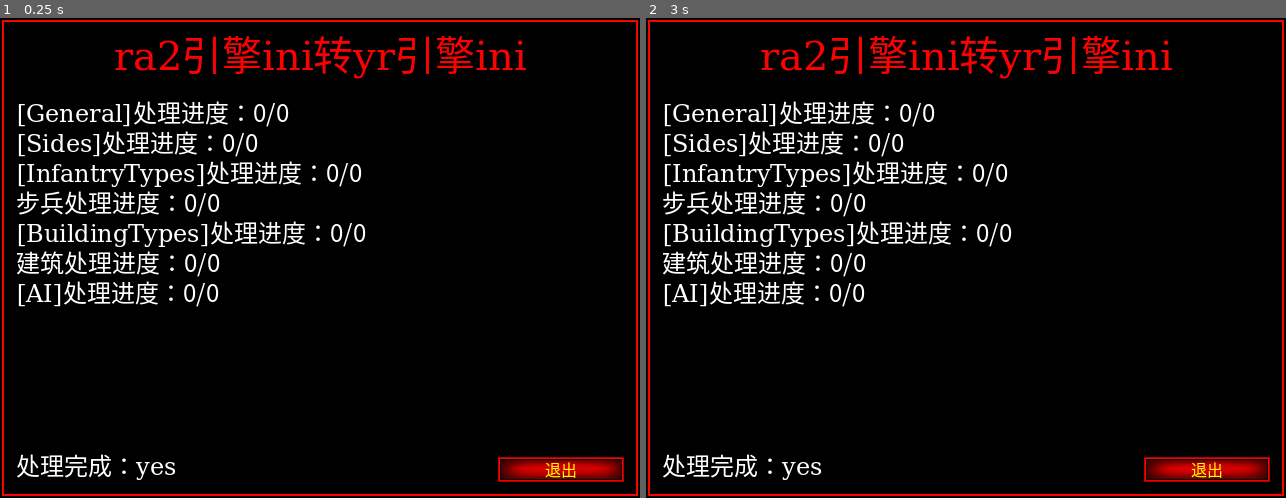
Above: before the commit, frames 1-2 (left to right).
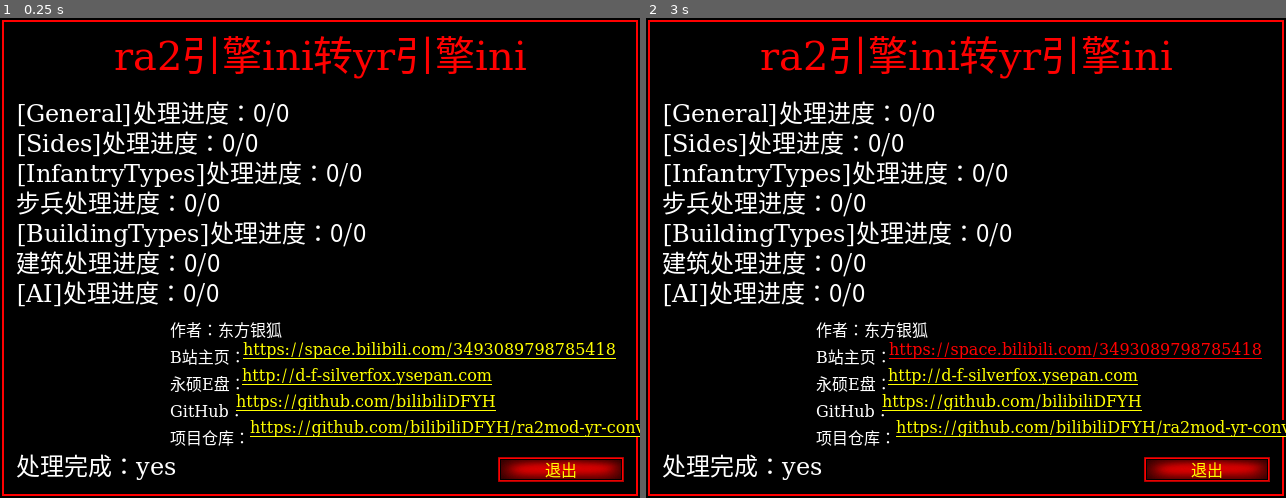
Above: after the commit, the same moments.

Repository: bilibiliDFYH/ra2mod-yr-converter
Game: Godot game, scene res://control.tscn
Same seed, same stepped clock (60 frames per second), same inputs: the game is played once before the commit and once after it.
Inputs (mouse positions are in pixels of both pictures, inside the frame that each line leads up to):
- Up to frame 1 (0.25 s): no input
- Up to frame 2 (3 s): tap Enter at 0.5, 2 s; move the mouse to (1106, 234) at 0.52 s; click (1106, 234) at 0.67 s; tap Space at 1.25, 2.75 s; move the mouse to (838, 282) at 1.27 s; click (838, 282) at 1.42 s; move the mouse to (1030, 152) at 2.02 s; click (1030, 152) at 2.17 s; move the mouse to (934, 354) at 2.77 s; click (934, 354) at 2.92 s

The runs differ from the first frame. In frame 1, 3.3% of the frame differs, in the area x 26-100%, y 63-90%; in frame 2, 3.3%.
Error before the commit: Attempt to call function 'get_as_text' in base 'null instance' on a null instance. (res://主要的.gd:138)
Error after the commit: Attempt to call function 'get_as_text' in base 'null instance' on a null instance. (res://主要的.gd:149)

Commit message:
增加对mix后缀文件的重命名（需要区分是xx.mix还是.mix）

Diff:
--- a/control.tscn
+++ b/control.tscn
@@ -148,6 +148,89 @@
 layout_mode = 0
 offset_right = 640.0
 offset_bottom = 480.0
+
+[node name="作者" type="Label" parent="."]
+layout_mode = 1
+anchors_preset = 2
+anchor_top = 1.0
+anchor_bottom = 1.0
+offset_left = 170.0
+offset_top = -175.0
+offset_right = 624.0
+offset_bottom = -49.0
+grow_vertical = 0
+theme_override_colors/font_shadow_color = Color(0, 0, 0, 1)
+theme_override_constants/shadow_offset_x = 0
+theme_override_constants/shadow_offset_y = 0
+theme_override_constants/shadow_outline_size = 16
+theme_override_fonts/font = ExtResource("2_qtu10")
+theme_override_font_sizes/font_size = 16
+text = "作者：东方银狐
+B站主页：
+永硕E盘：
+GitHub：
+项目仓库："
+
+[node name="LinkButton4" type="LinkButton" parent="作者"]
+offset_left = 80.0
+offset_top = 103.0
+offset_right = 454.0
+offset_bottom = 126.0
+theme_override_colors/font_color = Color(1, 1, 0, 1)
+theme_override_colors/font_pressed_color = Color(1, 0, 0, 1)
+theme_override_colors/font_hover_color = Color(1, 0, 0, 1)
+theme_override_colors/font_outline_color = Color(0, 0, 0, 1)
+theme_override_constants/outline_size = 16
+theme_override_fonts/font = ExtResource("2_qtu10")
+theme_override_font_sizes/font_size = 16
+text = "https://github.com/bilibiliDFYH/ra2mod-yr-converter"
+uri = "https://github.com/bilibiliDFYH/ra2mod-yr-converter"
+
+[node name="LinkButton3" type="LinkButton" parent="作者"]
+offset_left = 66.0
+offset_top = 77.0
+offset_right = 382.0
+offset_bottom = 100.0
+theme_override_colors/font_color = Color(1, 1, 0, 1)
+theme_override_colors/font_pressed_color = Color(1, 0, 0, 1)
+theme_override_colors/font_hover_color = Color(1, 0, 0, 1)
+theme_override_colors/font_outline_color = Color(0, 0, 0, 1)
+theme_override_constants/outline_size = 16
+theme_override_fonts/font = ExtResource("2_qtu10")
+theme_override_font_sizes/font_size = 16
+text = "https://github.com/bilibiliDFYH"
+uri = "https://github.com/bilibiliDFYH"
+
+[node name="LinkButton2" type="LinkButton" parent="作者"]
+offset_left = 72.0
+offset_top = 51.0
+offset_right = 388.0
+offset_bottom = 74.0
+theme_override_colors/font_color = Color(1, 1, 0, 1)
+theme_override_colors/font_pressed_color = Color(1, 0, 0, 1)
+theme_override_colors/font_hover_color = Color(1, 0, 0, 1)
+theme_override_colors/font_outline_color = Color(0, 0, 0, 1)
+theme_override_constants/outline_size = 16
+theme_override_fonts/font = ExtResource("2_qtu10")
+theme_override_font_sizes/font_size = 16
+text = "http://d-f-silverfox.ysepan.com"
+uri = "http://d-f-silverfox.ysepan.com"
+
+[node name="LinkButton" type="LinkButton" parent="作者"]
+layout_mode = 0
+offset_left = 73.0
+offset_top = 25.0
+offset_right = 389.0
+offset_bottom = 48.0
+theme_override_colors/font_color = Color(1, 1, 0, 1)
+theme_override_colors/font_pressed_color = Color(1, 0, 0, 1)
+theme_override_colors/font_hover_color = Color(1, 0, 0, 1)
+theme_override_colors/font_outline_color = Color(0, 0, 0, 1)
+theme_override_constants/outline_size = 16
+theme_override_fonts/font = ExtResource("2_qtu10")
+theme_override_font_sizes/font_size = 16
+text = "https://space.bilibili.com/3493089798785418"
+uri = "https://space.bilibili.com/3493089798785418"
 
 [node name="退出按钮" type="TextureRect" parent="."]
 layout_mode = 1
@@ -164,7 +247,7 @@
 grow_vertical = 0
 texture = ExtResource("4_ee4bf")
 
-[node name="标题" type="Label" parent="退出按钮"]
+[node name="文本" type="Label" parent="退出按钮"]
 layout_mode = 0
 offset_right = 126.0
 offset_bottom = 25.0
--- a/主要的.gd
+++ b/主要的.gd
@@ -44,9 +44,15 @@
 			"输出路径" :
 				配置data["输出路径"] = temp_string1_值
 			"复制的文件列表" :
-				配置data["复制的文件列表"] = temp_string1_值.split ( "," , false )
+				配置data["复制的文件列表"] = []
+				while true :
+					配置data["复制的文件列表"].append (temp_string1_值.substr (temp_string1_值.find ("<") + 1 , temp_string1_值.find(">") - temp_string1_值.find ("<") - 1 ) )
+					if temp_string1_值.find ("<") == -1 || temp_string1_值.find (">") == -1 :
+						break
+					temp_string1_值 = temp_string1_值.substr (temp_string1_值.find (">") + 1)
 			"一次处理量" :
 				配置data["一次处理量"] = int (temp_string1_值)
+				print(配置data["一次处理量"])
 			"是否自动退出" :
 				temp_string1_值 = 文本变为小写字母 (temp_string1_值)
 				if temp_string1_值 == "yes" || temp_string1_值 == "true" :
@@ -91,16 +97,21 @@
 				var file_name = dir.get_next()
 				while file_name != "":
 					if not dir.current_is_dir():
-						if 文件名.get_extension() == file_name.get_extension() && file_name.get_basename().substr (file_name.get_basename().length() - 2) != "md" :
+						if 文件名.get_extension() == file_name.get_extension() && file_name.get_basename().substr (file_name.get_basename().length() - 2) != "md" && file_name.get_basename().substr (file_name.get_basename().length() - 4 , 2) != "md" :
 							files.append(file_name)
 					file_name = dir.get_next()
 
 			for 旧文件名 in files :
 				var 新文件名 = 旧文件名.substr (0 , 旧文件名.find (".") ) + "md" + 旧文件名.substr (旧文件名.find (".") )
+				if 文件名 == "*.mix" && 旧文件名.substr (旧文件名.find (".") - 2 , 2).is_valid_int():
+					新文件名 = 旧文件名.substr (0 , 旧文件名.find (".") - 2 ) + "md" + 旧文件名.substr (旧文件名.find (".") - 2 )
 				if not DirAccess.dir_exists_absolute(配置data["输出路径"]):
 					DirAccess.make_dir_recursive_absolute(配置data["输出路径"])
 				if FileAccess.file_exists (配置data["mod路径"] + "\\" + 旧文件名) :
-					DirAccess.copy_absolute (配置data["mod路径"] + "\\" + 旧文件名 , 配置data["输出路径"] + "\\" + 新文件名)
+					if 新文件名.substr (0 , 6) != "Ecache" :
+						DirAccess.copy_absolute (配置data["mod路径"] + "\\" + 旧文件名 , 配置data["输出路径"] + "\\" + 新文件名)
+					else :
+						DirAccess.copy_absolute (配置data["mod路径"] + "\\" + 旧文件名 , 配置data["输出路径"] + "\\" + 旧文件名)
 		else :
 			var 新文件名 = 文件名.substr (0 , 文件名.find (".") ) + "md" + 文件名.substr (文件名.find (".") )
 			if 文件名.substr (文件名.find (".") ) == ".mix" : 新文件名 = 文件名.substr (0 , 文件名.find (".") - 2 ) + "md" + 文件名.substr (文件名.find (".") - 2 )
